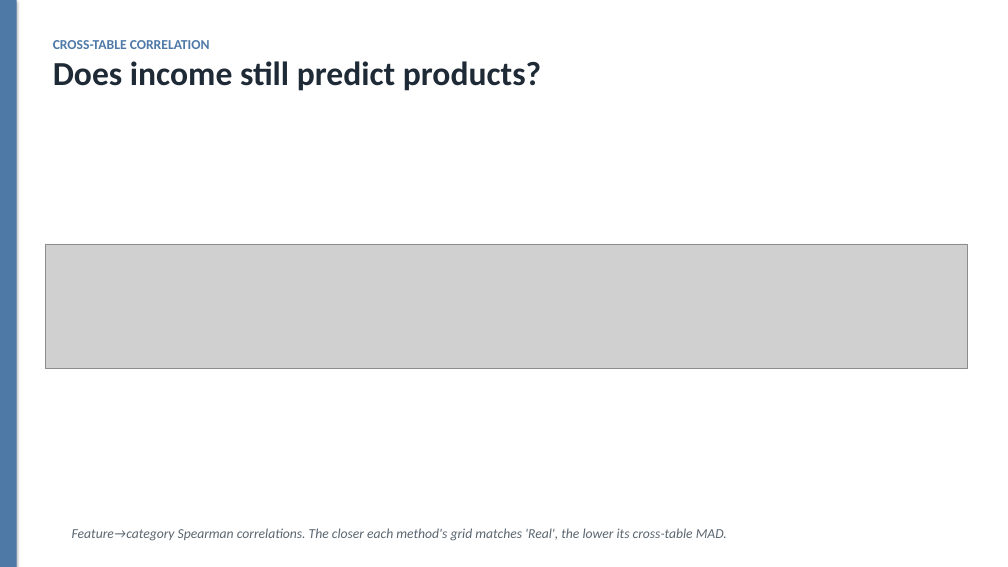
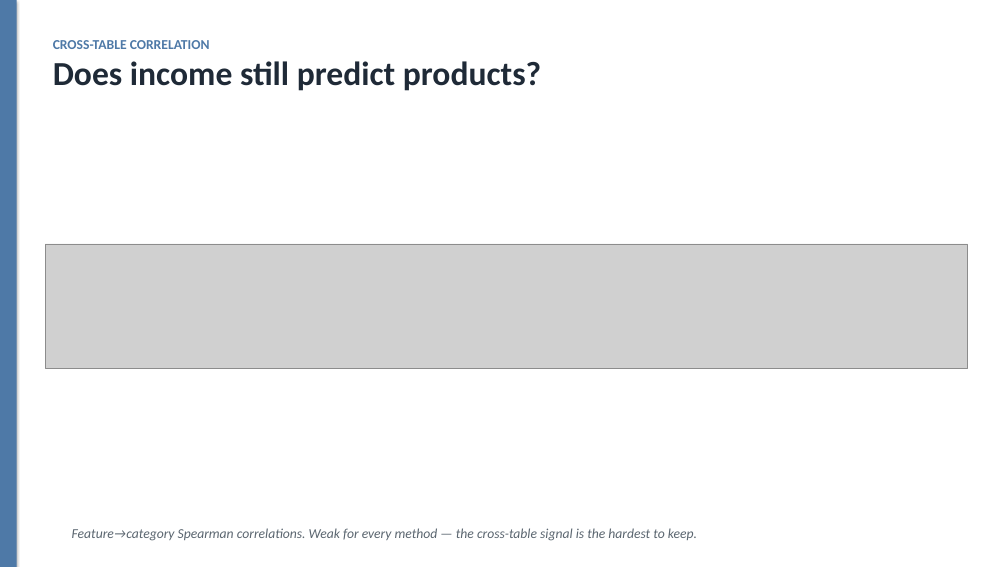
Before and after one commit to dylanwang2111/synthetic_data_gen, a slide deck: slide 10 of slides.pptx. Drawn at 1008x567 pixels with LibreOffice and Linux fonts; fonts in the diff are those of the drawing; grey boxes stand for pictures. Boxes give left, top, right and bottom in pixels: in the first picture for what was removed or moved away, otherwise in the second. Text is boxed around its words. In the diff, an @@ line names an element or a change of style, - is before the commit and + after.

Commit message:
Add within-table (customer) correlation charts
Cross-table correlation is weak for every method, so add the more discriminating
within-customer view: Pearson correlation matrices (income/credit/age/tenure/
dependents) for Real vs each method, plus a per-method MAE ranking. Reveals that
M1's Gaussian Copula reproduces the correlation structure 3–5× better than the
others (MAE 0.040), while M5/SmartNoise — the marginal-fidelity winner — is the
worst on correlation (0.212), the cost of DP noise + spanning-tree marginals.
New notebook section + reports/in_table_correlation.png, in_table_corr_error.png,
and a matching slide.

```diff
--- a/slides.pptx
+++ b/slides.pptx
@@ text at bbox=[72, 528, 697, 541]: text changed @@
-Feature→category Spearman correlations. The closer each method's grid matches 'Real', the lower its cross-table MAD.
+Feature→category Spearman correlations. Weak for every method — the cross-table signal is the hardest to keep.
```
Also in this commit, not shown: 1 slide added, 4 other files.
